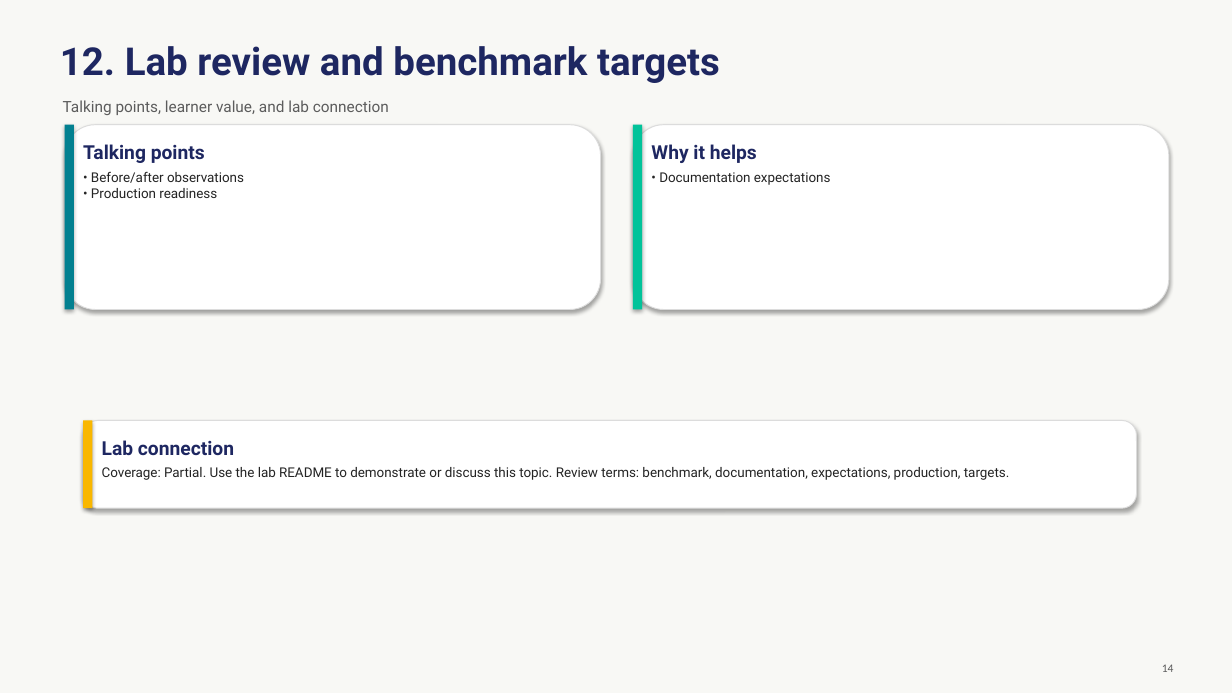
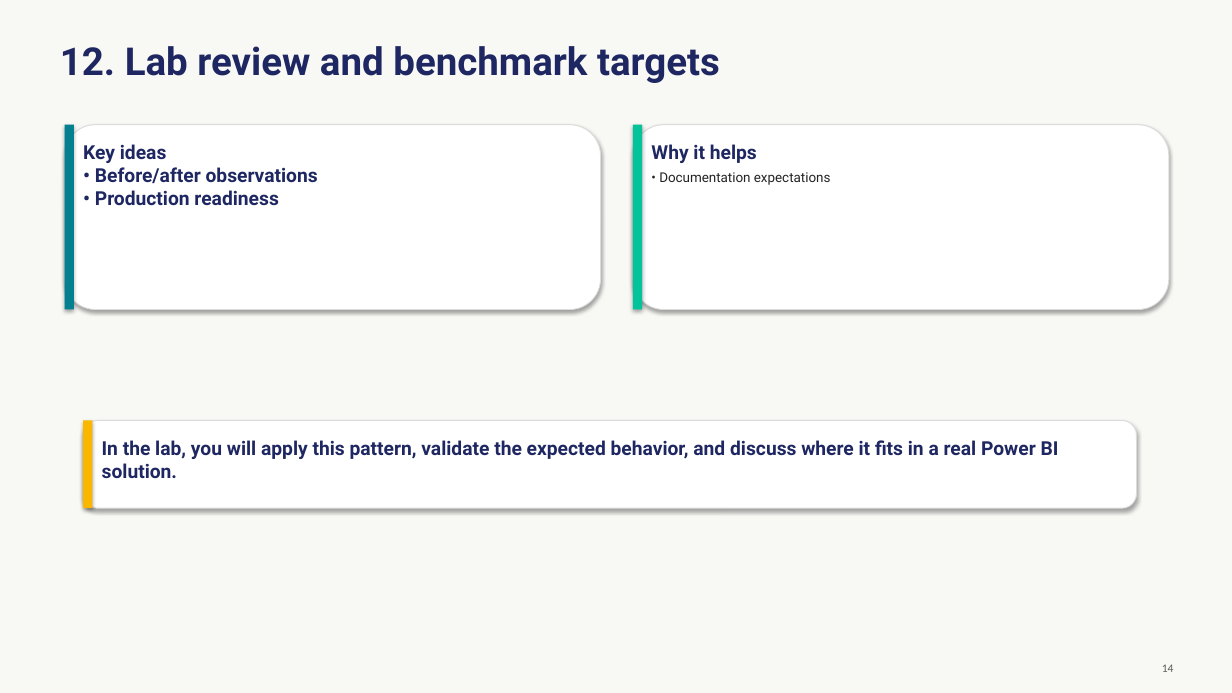
Before and after one commit to Coding-Forge/PBI-Advanced-Factory, a slide deck: slide 14 of modules/05-performance-optimization/assets/performance-optimization.pptx. Drawn at 1232x693 pixels with LibreOffice and Linux fonts; fonts in the diff are those of the drawing. Boxes give left, top, right and bottom in pixels: in the first picture for what was removed or moved away, otherwise in the second. Text is boxed around its words. In the diff, an @@ line names an element or a change of style, - is before the commit and + after.

```diff
--- a/modules/05-performance-optimization/assets/performance-optimization.pptx
+++ b/modules/05-performance-optimization/assets/performance-optimization.pptx
@@ text removed at (x1=63, y1=100, x2=389, y2=115) @@
-Talking points, learner value, and lab connection
@@ text at (x1=83, y1=144, x2=318, y2=205): text changed; size 10.5 to 15 pt; text colour #242424 to #1E2761; bold on @@
-Talking points
-• Before/after observations
-• Production readiness
+Key ideas
+• Before/after observations
+• Production readiness
@@ text at (x1=102, y1=440, x2=1059, y2=478): text changed; size 10.5 to 15 pt; text colour #242424 to #1E2761; bold on @@
-Lab connection
-Coverage: Partial. Use the lab README to demonstrate or discuss this topic. Review terms: benchmark, documentation, expectations, production, targets.
+In the lab, you will apply this pattern, validate the expected behavior, and discuss where it fits in a real Power BI solution.
```
Also in this commit, not shown: 13 other slides changed, 10 other files.
